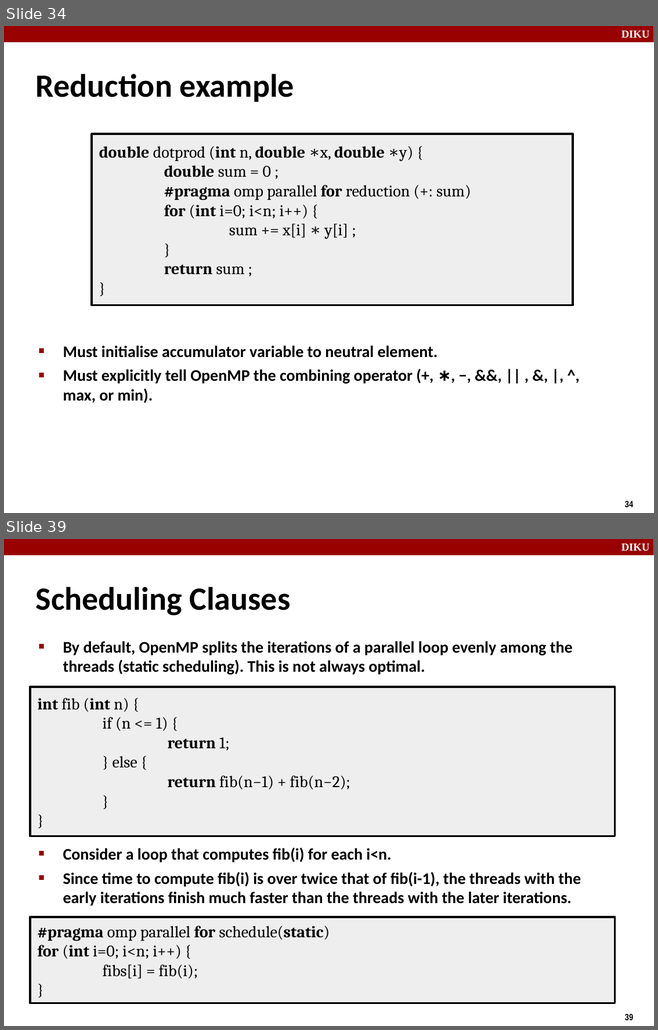
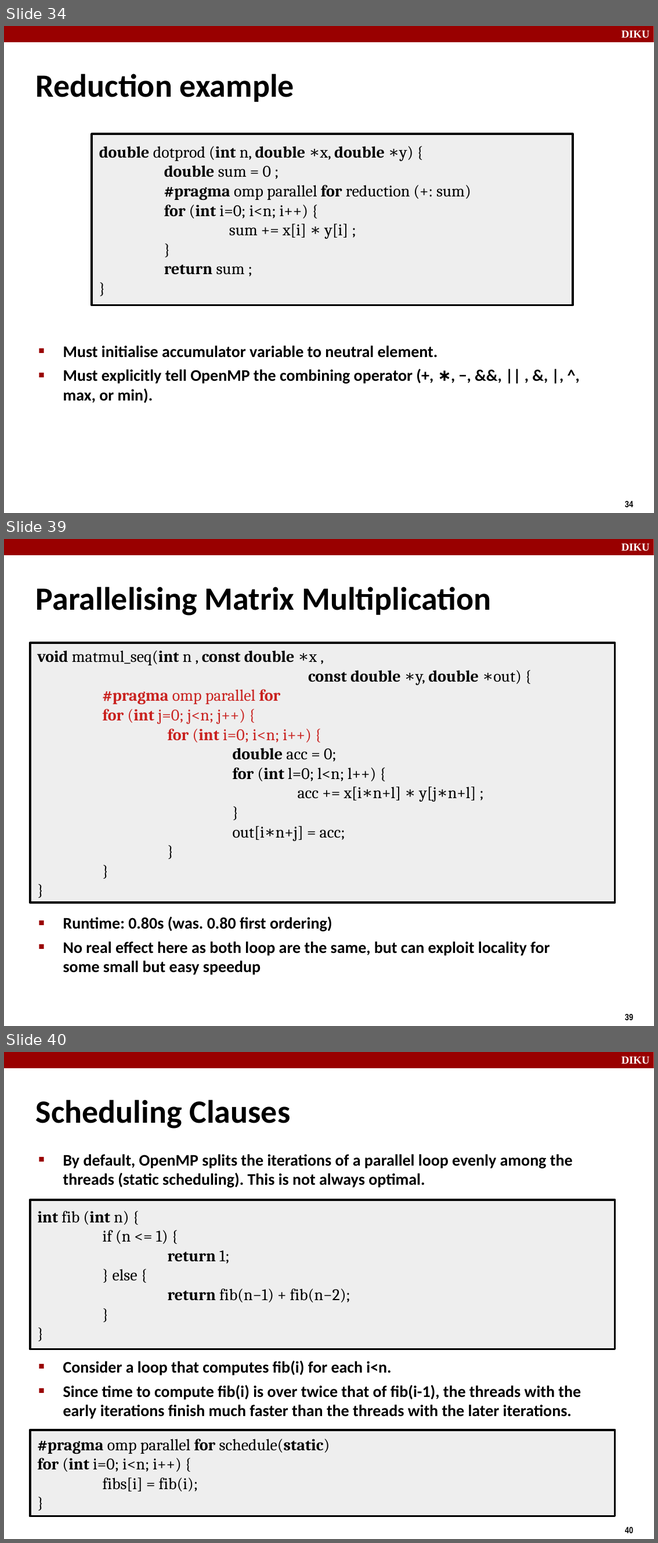
Before and after one commit to diku-dk/hpps-e2021-pub, a slide deck: material/6-l-2/concurrent programming I.odp. Shown one above the other, each under a label of ours: slides 34 and 39 before the commit, slides 34, 39 and 40 after it; the slides between them are not shown. The pictures are 658x1030 and 658x1543 pixels, drawn with LibreOffice and Linux fonts; fonts in the diff are those of the drawing. Boxes give left, top, right and bottom in pixels: in the first picture for what was removed or moved away, otherwise in the second. Text is boxed around its words. In the diff, an @@ line names an element or a change of style, - is before the commit and + after.

```diff
--- a/material/6-l-2/concurrent programming I.odp
+++ b/material/6-l-2/concurrent programming I.odp
@@ slide 39 added at (4,539,654,1026), background #FFFFFF; not listed: 3 template elements that a slide beside it also shows @@
@@ text added at (36,587,491,616), 36 pt, text #000000, bold @@
+Parallelising Matrix Multiplication
@@ rectangle added at (30,643,615,903), fill #EEEEEE, outline #000000 2.3 pt, 18 pt, text #000000 @@
+void matmul_seq(int n , const double ∗x ,
+const double ∗y, double ∗out) {
+#pragma omp parallel for
+for (int j=0; j<n; j++) {
+for (int i=0; i<n; i++) {
+double acc = 0;
+for (int l=0; l<n; l++) {
+acc += x[i∗n+l] ∗ y[j∗n+l] ;
+}
+out[i∗n+j] = acc;
+}
+}
+}
@@ text added at (63,917,549,975), 18 pt, text #000000, bold @@
+■ Runtime: 0.80s (was. 0.80 first ordering)
+■ No real effect here as both loop are the same, but can exploit locality for some small but easy speedup
@@ what was slide 39 is now slide 40 @@
@@ page number at (625,1527,633,1533): text changed @@
-39
+40
```
Also in this commit, not shown: 4 slides changed, 2 other files.
